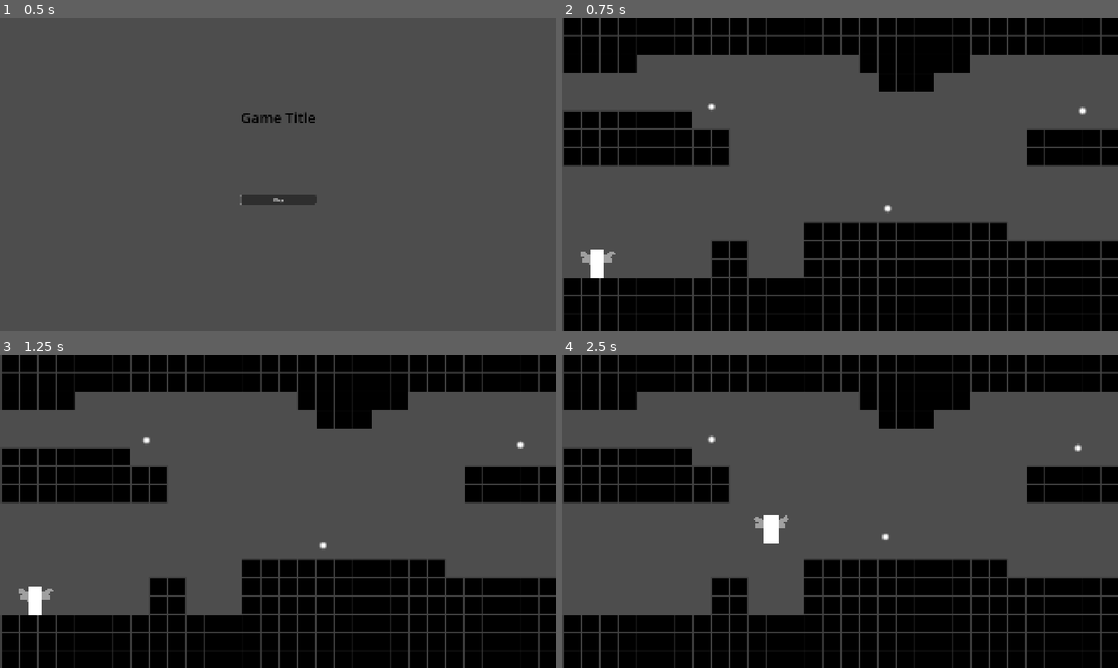
Above: before the commit, frames 1-4 (two rows, left to right).
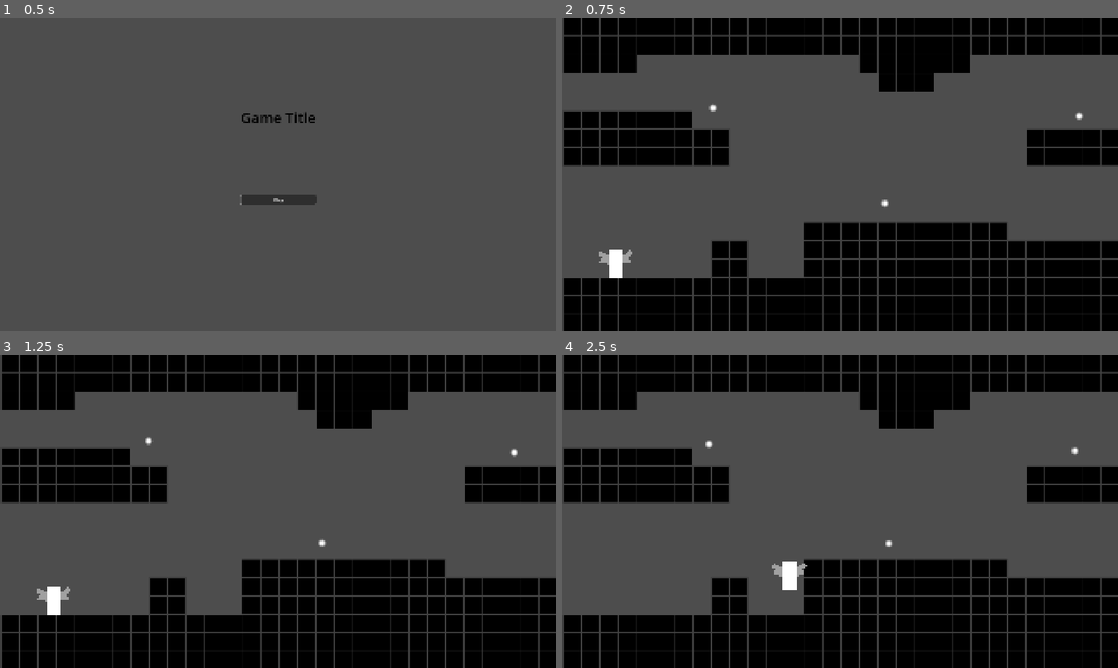
Above: after the commit, the same moments.

Repository: arceryz/LD57
Game: Godot game, scene res://scenes/main_menu/main_menu.tscn
The game is run twice, just before and just after one commit, with the same random seed, the same clock (stepped at 60 frames per second) and the same inputs.
Inputs:
- Up to frame 1 (0.5 s): no input
- Up to frame 2 (0.75 s): click "Play" at 0.5 s
- Up to frame 3 (1.25 s): no input
- Up to frame 4 (2.5 s): tap Enter (ui_accept) at 1.25, 1.35, 2.3 s; hold D (move_right) from 1.28 s (still down); tap Space (jump) at 1.52, 1.55, 1.82, 2.1, 2.27 s

Frame 1 is identical in both runs. In frame 2, 0.7% of the frame differs, in the area x 3-95%, y 27-84%; in frame 3, 0.7%; in frame 4, 0.8%, in the area x 25-94%, y 25-76%.

Commit message:
Rename pips to orbs and cleanup code.

Diff:
--- /dev/null
+++ b/prefabs/light_orb/light_orb.gd
@@ -0,0 +1,73 @@
+@tool
+class_name LightOrbC extends Area2D
+
+signal finished_activation(pip)
+
+@export_group("Game")
+@export var fly_speed: float = 1000.0
+
+@export_group("Visuals")
+@export var hover_radius: float = 50.0
+@export var hover_speed: float = 1.0
+@export var hover_pattern: FastNoiseLite
+
+@onready var Sprite: Node2D = $Sprite
+const APPROACH_DISTANCE: float = 10.0
+
+enum State {
+	PICKUP,
+	ACTIVATION,
+	FLYING,
+	ANCHORED
+}
+
+var state := State.PICKUP
+var time: float = 0.0
+var target_node: Node2D
+
+var activation_cooldown: float = 0.0
+var activation_timer: SceneTreeTimer
+
+func _ready() -> void:
+	time = randf() * 1000.0
+
+func _process(delta: float) -> void:
+	match state:
+		State.PICKUP:
+			process_hover(delta)
+
+		State.FLYING:
+			var diff: Vector2 = target_node.global_position - position
+			if diff.length() > APPROACH_DISTANCE:
+				position += diff.normalized() * fly_speed * delta
+
+		State.ACTIVATION:
+			process_hover(delta)
+			queue_redraw()
+
+		State.ANCHORED:
+			pass
+
+func process_hover(delta):
+	time += delta * hover_speed
+	Sprite.position.x = hover_radius * hover_pattern.get_noise_1d(time+500.0)
+	Sprite.position.y = hover_radius * hover_pattern.get_noise_1d(-time)
+
+# Play sound/animation and start hovering again.
+# After a delay, start flying back to the target.
+func activate(delay: float):
+	state = State.ACTIVATION
+
+	activation_timer = get_tree().create_timer(delay)
+	activation_cooldown = delay
+	await activation_timer.timeout
+
+	state = State.FLYING
+	queue_redraw()
+	finished_activation.emit(self)
+
+# This code is for a progress circle to indicate activation delay.
+#func _draw() -> void:
+#	if is_activated:
+#		var f := activation_timer.time_left / activation_cooldown
+#		draw_arc(Sprite.position, 25.0, 0, TAU - TAU * f, 32, Color.WHITE, 2.0, true)
--- a/prefabs/light_pip/light_pip.tscn
+++ b/prefabs/light_orb/light_orb.tscn
@@ -1,7 +1,7 @@
 [gd_scene load_steps=6 format=3 uid="uid://dq45dri0s7nq4"]
 
-[ext_resource type="Script" uid="uid://biks42v5yaqkl" path="res://prefabs/light_pip/light_pip.gd" id="1_ai561"]
-[ext_resource type="FastNoiseLite" uid="uid://ctf811v3n3hvq" path="res://assets/noise/noise_light_pip_movement.tres" id="2_nji22"]
+[ext_resource type="Script" uid="uid://biks42v5yaqkl" path="res://prefabs/light_orb/light_orb.gd" id="1_ai561"]
+[ext_resource type="FastNoiseLite" uid="uid://ctf811v3n3hvq" path="res://assets/noise/noise_orb_hover.tres" id="2_xinsc"]
 
 [sub_resource type="Gradient" id="Gradient_7ll3s"]
 offsets = PackedFloat32Array(0.311688, 0.844156)
@@ -18,15 +18,15 @@
 [sub_resource type="CircleShape2D" id="CircleShape2D_nji22"]
 radius = 32.0
 
-[node name="LightPip" type="Area2D"]
+[node name="LightOrb" type="Area2D"]
 script = ExtResource("1_ai561")
 hover_radius = 20.0
 hover_speed = 30.0
-noise = ExtResource("2_nji22")
+hover_pattern = ExtResource("2_xinsc")
 
 [node name="Sprite" type="Sprite2D" parent="."]
 z_index = 2
-position = Vector2(-15.1892, 3.28263)
+position = Vector2(3.23113, 15.9947)
 texture = SubResource("GradientTexture2D_ai561")
 
 [node name="Shape" type="CollisionShape2D" parent="."]
--- a/prefabs/light_pip/light_pip.gd
+++ /dev/null
@@ -1,60 +0,0 @@
-@tool
-class_name LightPipC extends Area2D
-
-signal finished_activation(pip)
-
-@export var hover_radius: float = 50.0
-@export var hover_speed: float = 1.0
-@export var noise: FastNoiseLite
-
-const FLY_SPEED: float = 1000.0
-const APPROACH_DISTANCE: float = 10.0
-
-@onready var Sprite: Node2D = $Sprite
-var activation_cooldown: float = 0.0
-var activation_timer: SceneTreeTimer
-
-var time: float = 0.0
-var target_node: Node2D
-var is_approaching := true
-var is_hovering := true
-var is_activated := false
-
-func _ready() -> void:
-	time = randf() * 1000.0
-
-func _process(delta: float) -> void:
-	# Pip is hovering if it has no target.
-	# Else it will fly to target with certain speed.
-	if is_hovering:
-		time += delta*hover_speed
-		Sprite.position.x = hover_radius*noise.get_noise_1d(time+500.0)
-		Sprite.position.y = hover_radius*noise.get_noise_1d(-time)
-	elif is_approaching:
-		var diff: Vector2 = target_node.global_position - position
-		if diff.length() > APPROACH_DISTANCE:
-			position += diff.normalized() * FLY_SPEED * delta
-
-	if is_activated:
-		queue_redraw()
-
-# Play sound/animation and start hovering again.
-# After a delay, start flying back to the target.
-func activate(delay: float):
-	is_hovering = true
-	is_activated = true
-	is_approaching = true
-
-	activation_timer = get_tree().create_timer(delay)
-	activation_cooldown = delay
-	await activation_timer.timeout
-
-	is_hovering = false
-	is_activated = false
-	queue_redraw()
-	finished_activation.emit(self)
-
-#func _draw() -> void:
-#	if is_activated:
-#		var f := activation_timer.time_left / activation_cooldown
-#		draw_arc(Sprite.position, 25.0, 0, TAU - TAU * f, 32, Color.WHITE, 2.0, true)
--- /dev/null
+++ b/prefabs/player/orb_holder.gd
@@ -0,0 +1,110 @@
+@tool
+class_name OrbHolderC extends Area2D
+
+@export_group("Game")
+@export var orb_recovery_time: float = 1.0
+
+@export_group("Visuals")
+@export var debug_count := 3
+@export_range(0, 200.0) var rotation_xradius: float = 100.0
+@export_range(0, 200.0) var rotation_yradius: float = 150.0
+@export_range(0, 100.0) var rotation_variation: float = 30.0
+@export_range(0, 3.0) var rotation_speed: float = 0.3
+@export var rotation_pattern: FastNoiseLite
+
+const PackedLightOrb := preload("uid://dq45dri0s7nq4")
+var rng := RandomNumberGenerator.new()
+var time := 0.0
+var reposition_tween: Tween
+
+# For each orb.
+var anchored_orbs: Array[LightOrbC] = []
+var all_collected_orbs: Array[LightOrbC] = []
+var random_seeds: Array[int] = []
+var reposition_start_points: Array[Vector2] = []
+
+func _ready() -> void:
+	area_entered.connect(_on_area_entered)
+	if Engine.is_editor_hint():
+		for i in range(debug_count):
+			var orb := PackedLightOrb.instantiate()
+			orb.top_level = true
+			add_child(orb)
+			receive_orb(orb)
+	pass
+
+func _process(delta: float) -> void:
+	if Input.is_action_just_pressed("ui_accept"):
+		reposition_anchored_orbs()
+	time = wrap(time+rotation_speed*delta, 0, 1)
+
+	# Anchored orbs get their position updated.
+	for i in range(len(anchored_orbs)):
+		var orb: LightOrbC = anchored_orbs[i]
+		orb.position = global_position +  sample_orb_trajectory(i)
+	pass
+
+func _on_area_entered(neworb: Area2D):
+	# Incoming orbs get added back to the list.
+	if neworb is LightOrbC:
+		receive_orb(neworb)
+	pass
+
+func sample_orb_trajectory(i: int) -> Vector2:
+	return sample_trajectory(time + float(i) / len(anchored_orbs), random_seeds[i])
+
+func sample_trajectory(t: float, randomseed: int) -> Vector2:
+	rng.seed = randomseed
+	var vec := Vector2.ZERO
+	var noise1 := rotation_pattern.get_noise_2d(rng.randf()*1000.0 + time, rng.randf()*1000.0)
+	var noise2 := rotation_pattern.get_noise_2d(rng.randf()*1000.0 - time, rng.randf()*1000.0)
+	vec.x = (rotation_xradius + noise1 * rotation_variation) * cos(t*TAU)
+	vec.y = (rotation_yradius + noise2 * rotation_variation) * sin(t*TAU)
+	return vec
+
+# When an orb is to be added back, this function is called.
+func receive_orb(neworb: LightOrbC):
+	if not Engine.is_editor_hint():
+		if neworb not in get_overlapping_areas(): return
+		if neworb.state == LightOrbC.State.ACTIVATION: return
+		if neworb in anchored_orbs: return
+	anchored_orbs.append(neworb)
+
+	# First time that the orb is added we add additional variables.
+	if neworb not in all_collected_orbs:
+		random_seeds.append(randi())
+		reposition_start_points.append(Vector2.ZERO)
+		all_collected_orbs.append(neworb)
+		neworb.finished_activation.connect(receive_orb)
+
+	neworb.target_node = self
+	neworb.state = LightOrbC.State.ANCHORED
+	if not Engine.is_editor_hint():
+		reposition_anchored_orbs()
+	pass
+
+# Call this to smoothly interpolate orbs to their trajectories.
+# Called when the amount of orbs change.
+func reposition_anchored_orbs():
+	if reposition_tween: reposition_tween.kill()
+	for i in range(len(anchored_orbs)):
+		reposition_start_points[i] = anchored_orbs[i].global_position - global_position
+	reposition_tween = create_tween()
+	reposition_tween.tween_method(reposition_lerp_orbs, 0.0, 1.0, 0.5).set_ease(Tween.EASE_OUT).set_trans(Tween.TRANS_SINE)
+	pass
+
+func reposition_lerp_orbs(f: float):
+	for i in range(len(anchored_orbs)):
+		var orb: LightOrbC = anchored_orbs[i]
+		orb.position = global_position + lerp(reposition_start_points[i], sample_orb_trajectory(i), f)
+	pass
+
+# Uses an orb by un-anchoring it, and letting it fly back to the holder.
+# It is removed from the anchored list.
+# Returns whether orb could be removed successfully.
+func use_orb() -> bool:
+	if len(anchored_orbs) == 0:
+		return false
+	var orb: LightOrbC = anchored_orbs.pop_back()
+	orb.activate(orb_recovery_time)
+	return true
--- a/prefabs/player/pip_holder.gd
+++ /dev/null
@@ -1,101 +0,0 @@
-@tool
-class_name PipHolderC extends Area2D
-
-@export_group("Visuals")
-@export var debug_count := 3
-@export_range(0, 200.0) var xradius: float = 100.0
-@export_range(0, 200.0) var yradius: float = 150.0
-@export_range(0, 100.0) var variation: float = 30.0
-@export_range(0, 3.0) var rotation_speed: float = 0.3
-@export var noise: FastNoiseLite
-
-const PIP_RECOVERY_TIME: float = 1.0
-
-const PackedLightPip := preload("uid://dq45dri0s7nq4")
-var rng := RandomNumberGenerator.new()
-var time := 0.0
-
-var anchored_pips: Array[LightPipC] = []
-var all_collected_pips: Array[LightPipC] = []
-var random_seeds: Array[int] = []
-var reposition_tween: Tween
-var reposition_start_points: Array[Vector2] = []
-
-func _ready() -> void:
-	area_entered.connect(_on_area_entered)
-
-	if Engine.is_editor_hint():
-		for i in range(debug_count):
-			var pip := PackedLightPip.instantiate()
-			add_child(pip)
-			receive_pip(pip)
-
-func _process(delta: float) -> void:
-	if Input.is_action_just_pressed("ui_accept"):
-		reposition_anchored_pips()
-	time = wrap(time+rotation_speed*delta, 0, 1)
-
-	# Anchored pips get their position updated.
-	for i in range(len(anchored_pips)):
-		var pip: LightPipC = anchored_pips[i]
-		pip.position = global_position +  sample_pip_trajectory(i)
-
-func sample_pip_trajectory(i: int) -> Vector2:
-	return sample_trajectory(time + float(i) / len(anchored_pips), random_seeds[i])
-
-func sample_trajectory(t: float, randomseed: int) -> Vector2:
-	rng.seed = randomseed
-	var vec := Vector2.ZERO
-	var noise1 := noise.get_noise_2d(rng.randf()*1000.0 + time, rng.randf()*1000.0)
-	var noise2 := noise.get_noise_2d(rng.randf()*1000.0 - time, rng.randf()*1000.0)
-	vec.x = (xradius + noise1 * variation) * cos(t*TAU)
-	vec.y = (yradius + noise2 * variation) * sin(t*TAU)
-	return vec
-
-func _on_area_entered(newpip: Area2D):
-	# Incoming pips get added back to the list.
-	if newpip is LightPipC:
-		receive_pip(newpip)
-
-func receive_pip(newpip: LightPipC):
-	if not Engine.is_editor_hint():
-		if newpip not in get_overlapping_areas(): return
-		if newpip.is_activated: return
-		if newpip in anchored_pips: return
-	anchored_pips.append(newpip)
-
-	# First time.
-	if newpip not in all_collected_pips:
-		random_seeds.append(randi())
-		reposition_start_points.append(Vector2.ZERO)
-		all_collected_pips.append(newpip)
-		newpip.finished_activation.connect(receive_pip)
-
-	newpip.target_node = self
-	newpip.is_hovering = false
-	newpip.is_approaching = false
-	reposition_anchored_pips()
-	pass
-
-func reposition_anchored_pips():
-	if reposition_tween: reposition_tween.kill()
-	for i in range(len(anchored_pips)):
-		reposition_start_points[i] = anchored_pips[i].global_position - global_position
-	reposition_tween = create_tween()
-	reposition_tween.tween_method(reposition_lerp_pips, 0.0, 1.0, 0.5).set_ease(Tween.EASE_OUT).set_trans(Tween.TRANS_SINE)
-
-func reposition_lerp_pips(f: float):
-	for i in range(len(anchored_pips)):
-		var pip: LightPipC = anchored_pips[i]
-		pip.position = global_position + lerp(reposition_start_points[i], sample_pip_trajectory(i), f)
-	pass
-
-# We try to take an anchored pip and activate it,
-# if we have pips left, returns true.
-# Pips return automatically after hovering for a while.
-func use_pip() -> bool:
-	if len(anchored_pips) == 0:
-		return false
-	var pip: LightPipC = anchored_pips.pop_back()
-	pip.activate(PIP_RECOVERY_TIME)
-	return true
--- a/prefabs/player/player.gd
+++ b/prefabs/player/player.gd
@@ -1,32 +1,32 @@
 class_name PlayerC extends CharacterBody2D
 
-const SPEED: float = 500.0
-const JUMP_VELOCITY: float = 700.0
-const JUMP_CHARGE_RESET_SEC: float = 2.0
-const FLY_VELOCITY: float = 700.0
+@export_group("Game")
+@export var hspeed: float = 500.0
+@export var jump_velocity: float = 700.0
+@export var flap_velocity: float = 700.0
 
 @onready var Wings: Node2D = $Wings
 @onready var Anim: AnimationPlayer = $Anim
-@onready var PipHolder: PipHolderC = $PipHolder
+@onready var OrbHolder: OrbHolderC = $OrbHolder
 
 var jump_charges: int = 1
 
 func _physics_process(delta: float) -> void:
 	if is_on_floor():
 		if Input.is_action_just_pressed("jump"):
-			velocity.y = -JUMP_VELOCITY
+			velocity.y = -jump_velocity
 	else:
 		velocity += get_gravity() * delta
-		if Input.is_action_just_pressed("jump") and PipHolder.use_pip():
+		if Input.is_action_just_pressed("jump") and OrbHolder.use_orb():
 			flap()
 
 	var direction := Input.get_axis("move_left", "move_right")
-	velocity.x = direction * SPEED if direction else move_toward(velocity.x, 0, SPEED)
+	velocity.x = direction * hspeed if direction else move_toward(velocity.x, 0, hspeed)
 	move_and_slide()
 
 func is_falling() -> bool:
 	return velocity.y > 0 and not is_on_floor()
 
 func flap():
-	velocity.y = -FLY_VELOCITY
+	velocity.y = -flap_velocity
 	Anim.play("flap")
--- a/prefabs/player/player.tscn
+++ b/prefabs/player/player.tscn
@@ -1,19 +1,8 @@
 [gd_scene load_steps=10 format=3 uid="uid://cm7tfs3l6606r"]
 
 [ext_resource type="Script" uid="uid://dwf0ubfy7ls7y" path="res://prefabs/player/player.gd" id="1_sxsrd"]
-[ext_resource type="Script" uid="uid://dhh3fvtw25871" path="res://prefabs/player/pip_holder.gd" id="2_rdx4y"]
-[ext_resource type="FastNoiseLite" uid="uid://bh7knm7mx6ll2" path="res://assets/noise/noise_pip_circling.tres" id="3_wv1mm"]
-
-[sub_resource type="Gradient" id="Gradient_tvfjm"]
-offsets = PackedFloat32Array(0.5)
-colors = PackedColorArray(1, 1, 1, 1)
-
-[sub_resource type="GradientTexture2D" id="GradientTexture2D_sxsrd"]
-gradient = SubResource("Gradient_tvfjm")
-height = 96
-
-[sub_resource type="RectangleShape2D" id="RectangleShape2D_tvfjm"]
-size = Vector2(48, 96)
+[ext_resource type="Script" uid="uid://dhh3fvtw25871" path="res://prefabs/player/orb_holder.gd" id="2_rdx4y"]
+[ext_resource type="FastNoiseLite" uid="uid://bh7knm7mx6ll2" path="res://assets/noise/noise_orb_holder_circling.tres" id="3_wv1mm"]
 
 [sub_resource type="Animation" id="Animation_sxsrd"]
 resource_name = "flap"
@@ -37,14 +26,35 @@
 [sub_resource type="CircleShape2D" id="CircleShape2D_wv1mm"]
 radius = 111.018
 
+[sub_resource type="RectangleShape2D" id="RectangleShape2D_tvfjm"]
+size = Vector2(48, 96)
+
+[sub_resource type="Gradient" id="Gradient_tvfjm"]
+offsets = PackedFloat32Array(0.5)
+colors = PackedColorArray(1, 1, 1, 1)
+
+[sub_resource type="GradientTexture2D" id="GradientTexture2D_sxsrd"]
+gradient = SubResource("Gradient_tvfjm")
+height = 96
+
 [node name="Player" type="CharacterBody2D" groups=["light_pip"]]
 script = ExtResource("1_sxsrd")
 
-[node name="Sprite2D" type="Sprite2D" parent="."]
-z_index = 1
-position = Vector2(1.90735e-06, 0)
-scale = Vector2(0.75, 1)
-texture = SubResource("GradientTexture2D_sxsrd")
+[node name="Anim" type="AnimationPlayer" parent="."]
+libraries = {
+&"": SubResource("AnimationLibrary_rdx4y")
+}
+
+[node name="OrbHolder" type="Area2D" parent="."]
+script = ExtResource("2_rdx4y")
+rotation_xradius = 69.173
+rotation_yradius = 92.481
+rotation_variation = 23.233
+rotation_speed = 0.2
+rotation_pattern = ExtResource("3_wv1mm")
+
+[node name="CollisionShape2D" type="CollisionShape2D" parent="OrbHolder"]
+shape = SubResource("CircleShape2D_wv1mm")
 
 [node name="CollisionShape2D" type="CollisionShape2D" parent="."]
 shape = SubResource("RectangleShape2D_tvfjm")
@@ -86,18 +96,8 @@
 scale = Vector2(0.679347, 0.171299)
 texture = SubResource("GradientTexture2D_sxsrd")
 
-[node name="Anim" type="AnimationPlayer" parent="."]
-libraries = {
-&"": SubResource("AnimationLibrary_rdx4y")
-}
-
-[node name="PipHolder" type="Area2D" parent="."]
-script = ExtResource("2_rdx4y")
-xradius = 72.707
-yradius = 90.0
-variation = 20.0
-rotation_speed = 0.2
-noise = ExtResource("3_wv1mm")
-
-[node name="CollisionShape2D" type="CollisionShape2D" parent="PipHolder"]
-shape = SubResource("CircleShape2D_wv1mm")
+[node name="Sprite2D" type="Sprite2D" parent="."]
+z_index = 1
+position = Vector2(1.90735e-06, 0)
+scale = Vector2(0.75, 1)
+texture = SubResource("GradientTexture2D_sxsrd")
--- a/scenes/levels/level_1.tscn
+++ b/scenes/levels/level_1.tscn
@@ -2,7 +2,7 @@
 
 [ext_resource type="TileSet" uid="uid://ym7uw0mbpfsf" path="res://assets/tilemap/tilemap1.tres" id="1_ksju7"]
 [ext_resource type="PackedScene" uid="uid://cm7tfs3l6606r" path="res://prefabs/player/player.tscn" id="2_6iamk"]
-[ext_resource type="PackedScene" uid="uid://dq45dri0s7nq4" path="res://prefabs/light_pip/light_pip.tscn" id="3_nsrm0"]
+[ext_resource type="PackedScene" uid="uid://dq45dri0s7nq4" path="res://prefabs/light_orb/light_orb.tscn" id="3_nsrm0"]
 
 [node name="Level1" type="Control"]
 layout_mode = 3
@@ -18,9 +18,6 @@
 offset_bottom = 70.0
 text = "Welcome to Level 1!"
 
-[node name="Player" parent="." instance=ExtResource("2_6iamk")]
-position = Vector2(120, 845)
-
 [node name="Camera2D" type="Camera2D" parent="."]
 position = Vector2(958, 542)
 
@@ -28,11 +25,14 @@
 tile_map_data = PackedByteArray("AAAAAA4ABQAAAAAAAAAAAA8ABQAAAAAAAAAAABAABQAAAAAAAAABAA4ABQAAAAAAAAABAA8ABQAAAAAAAAABAB …(3904 unchanged characters)…
 tile_set = ExtResource("1_ksju7")
 
-[node name="LightPip" parent="." instance=ExtResource("3_nsrm0")]
+[node name="LightOrb" parent="." instance=ExtResource("3_nsrm0")]
 position = Vector2(1125, 640)
 
-[node name="LightPip2" parent="." instance=ExtResource("3_nsrm0")]
+[node name="LightOrb2" parent="." instance=ExtResource("3_nsrm0")]
 position = Vector2(511, 307)
 
-[node name="LightPip3" parent="." instance=ExtResource("3_nsrm0")]
+[node name="LightOrb3" parent="." instance=ExtResource("3_nsrm0")]
 position = Vector2(1778, 324)
+
+[node name="Player" parent="." instance=ExtResource("2_6iamk")]
+position = Vector2(182, 832)
Renamed: assets/noise/noise_pip_circling.tres -> assets/noise/noise_orb_holder_circling.tres
Renamed: assets/noise/noise_light_pip_movement.tres -> assets/noise/noise_orb_hover.tres
Renamed: prefabs/light_pip/light_pip.gd.uid -> prefabs/light_orb/light_orb.gd.uid
Renamed: prefabs/player/pip_holder.gd.uid -> prefabs/player/orb_holder.gd.uid
